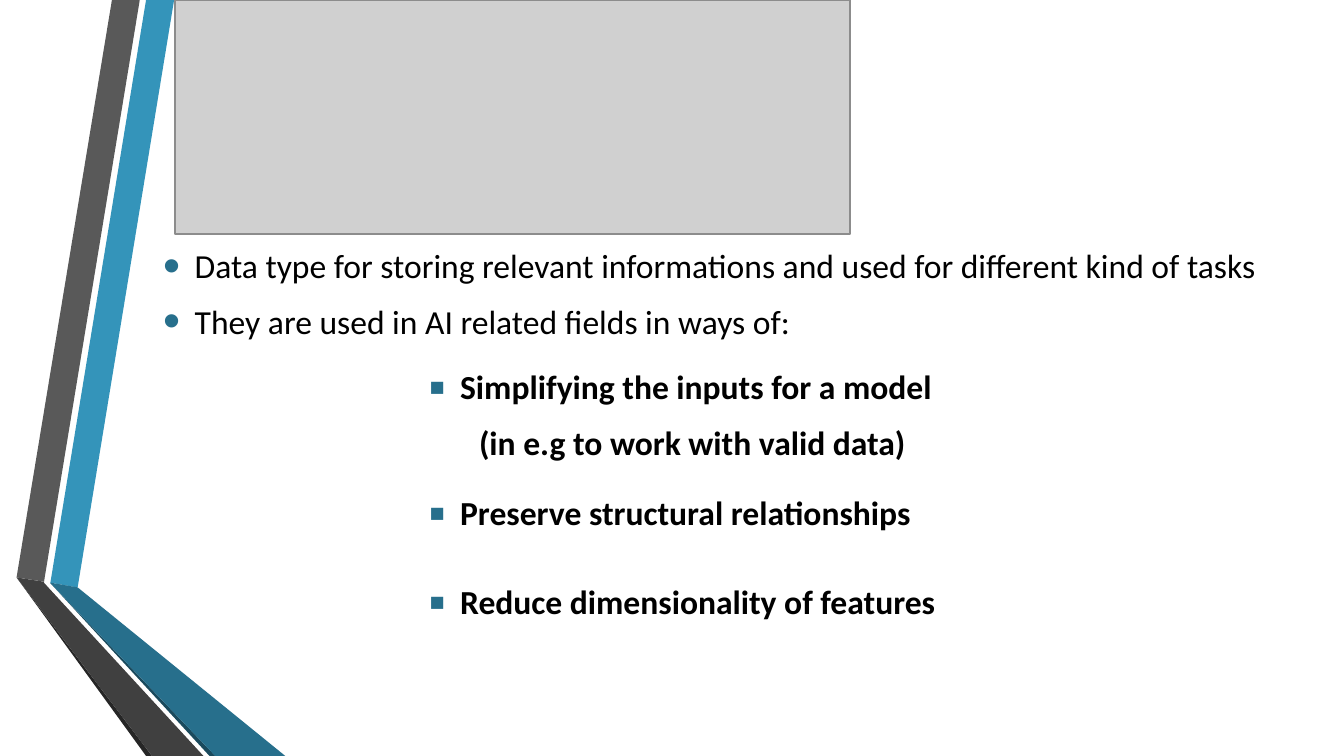
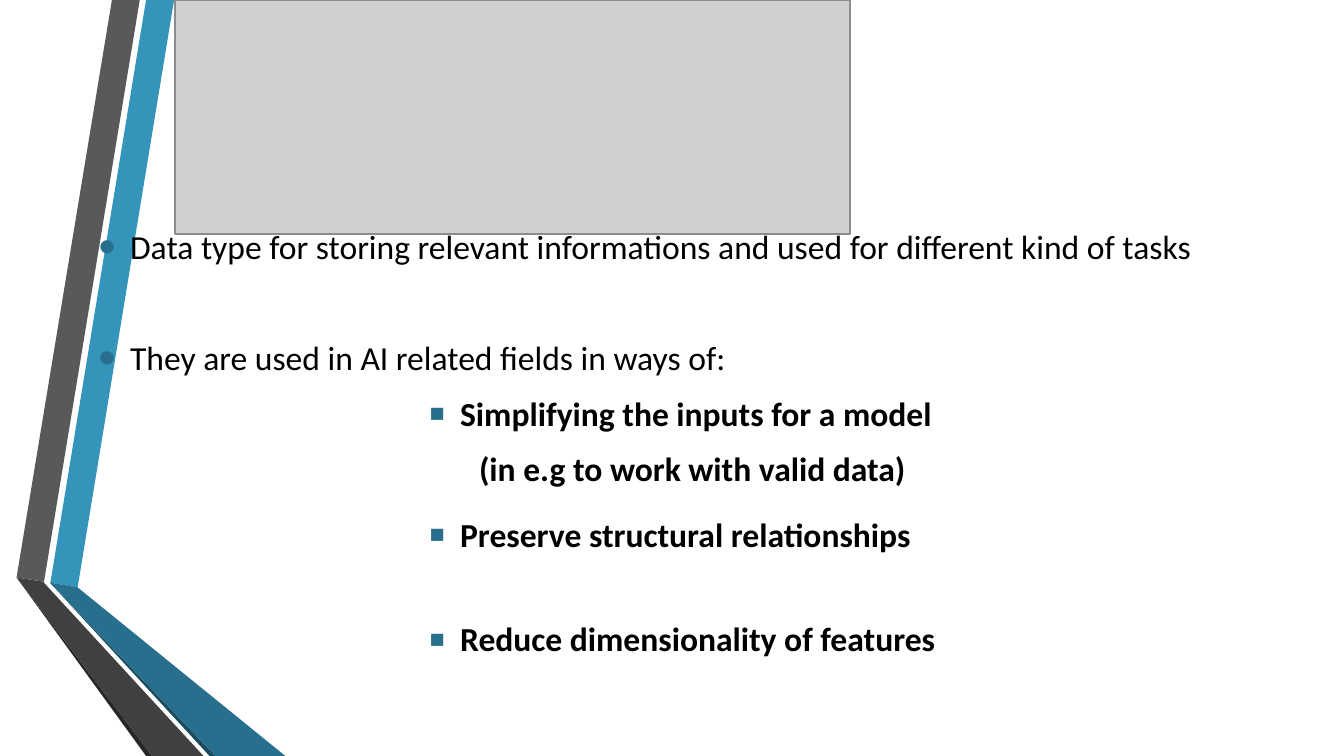
Before and after one commit to Edward326/WalkletsEmbeddings, a slide deck: slide 4 of walklets_embedding/docs/Walklets.pptx. Drawn at 1344x756 pixels with LibreOffice and Linux fonts; fonts in the diff are those of the drawing; grey boxes stand for pictures; background and template pictures are left out. Boxes give left, top, right and bottom in pixels: in the first picture for what was removed or moved away, otherwise in the second. Text is boxed around its words. In the diff, an @@ line names an element or a change of style, - is before the commit and + after.

```diff
--- a/walklets_embedding/docs/Walklets.pptx
+++ b/walklets_embedding/docs/Walklets.pptx
@@ subtitle "Data type for storing relevant ..." rewrapped from box(195, 254, 1255, 340) to box(130, 232, 1190, 376) @@
@@ text "Simplifying the inputs for a ...": place and size @@
-text "Simplifying the inputs for a ..." at box(460, 375, 932, 461)
+text "Simplifying the inputs for a ..." at box(460, 402, 932, 487)
@@ text "Preserve structural relationships": place and size @@
-text "Preserve structural relationships" at box(460, 501, 911, 531)
+text "Preserve structural relationships" at box(460, 523, 911, 553)
@@ text "Reduce dimensionality of features": place and size @@
-text "Reduce dimensionality of features" at box(460, 590, 935, 620)
+text "Reduce dimensionality of features" at box(460, 627, 935, 657)
```
Also in this commit, not shown: 2 other slides changed, 19 slides added.
